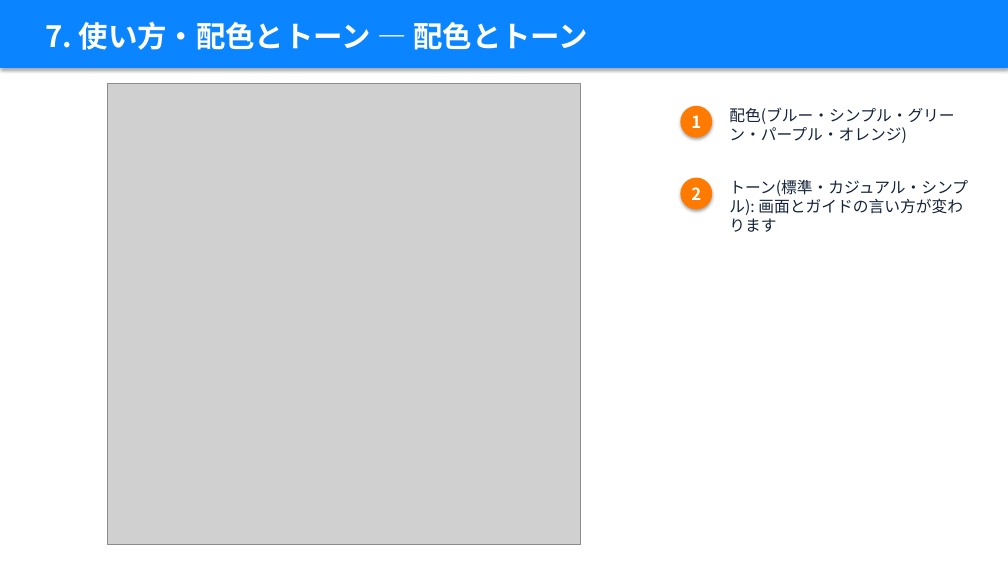
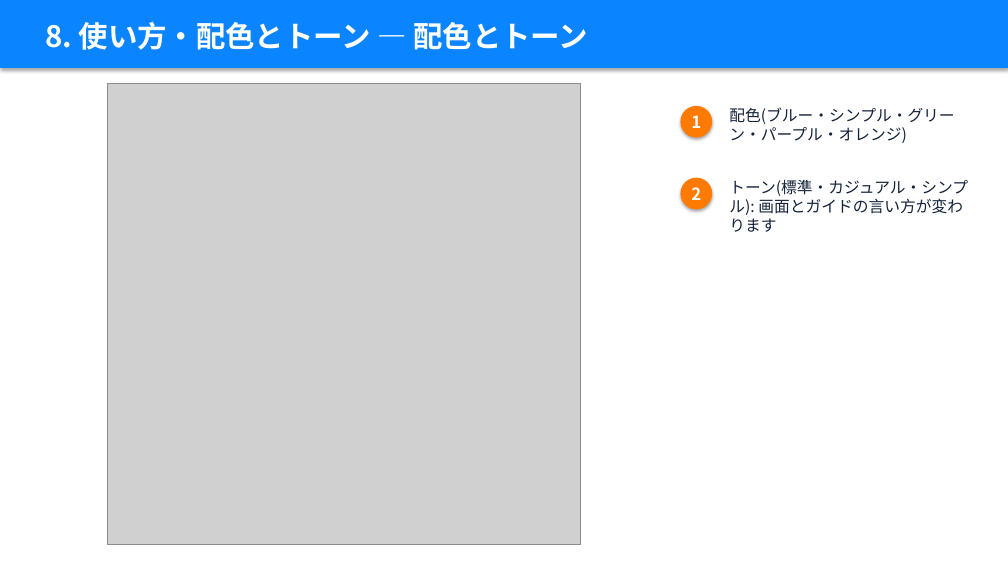
Before and after one commit to takky416-byte/sotsuken_pj_management, a slide deck: slide 28 of docs/manual/卒研PJ管理_説明資料_学生編.pptx (slide 22 before the commit). Drawn at 1008x567 pixels with LibreOffice and Linux fonts; fonts in the diff are those of the drawing; grey boxes stand for pictures. Boxes give left, top, right and bottom in pixels: in the first picture for what was removed or moved away, otherwise in the second. Text is boxed around its words. In the diff, an @@ line names an element or a change of style, - is before the commit and + after.

```diff
--- a/docs/manual/卒研PJ管理_説明資料_学生編.pptx
+++ b/docs/manual/卒研PJ管理_説明資料_学生編.pptx
@@ text at <box>45,21,589,50</box>: text changed @@
-7. 使い方・配色とトーン — 配色とトーン
+8. 使い方・配色とトーン — 配色とトーン
```
Also in this commit, not shown: 19 other slides changed, 7 slides added, 9 other files.
